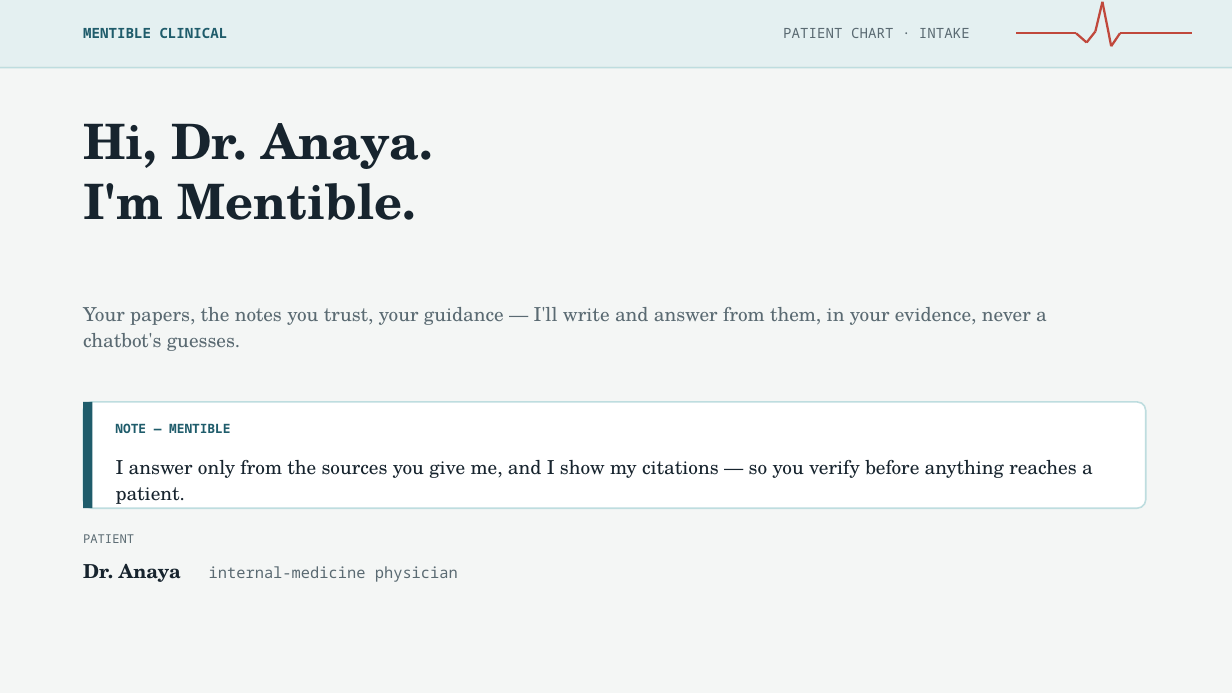
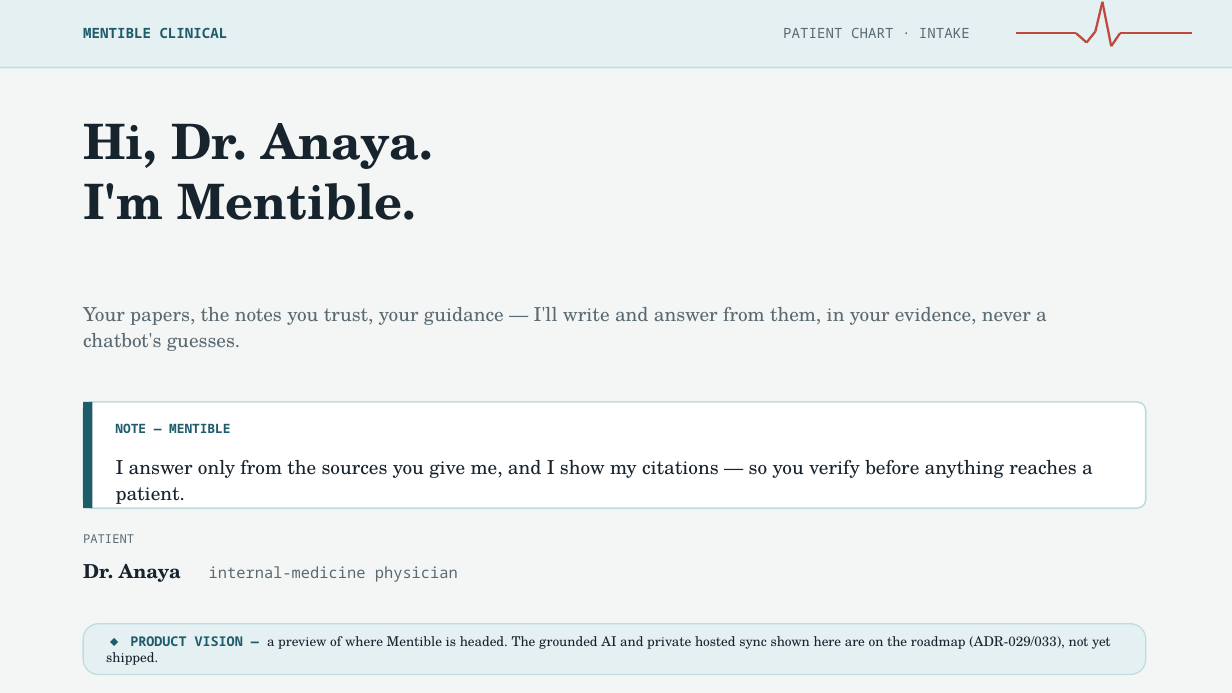
Before and after one commit to wegofwd2020-hub/Mentible, a slide deck: slide 1 of docs/adr-033-decks/mentible-for-physicians.pptx. Drawn at 1232x693 pixels with LibreOffice and Linux fonts; fonts in the diff are those of the drawing. Boxes give left, top, right and bottom in pixels: in the first picture for what was removed or moved away, otherwise in the second. Text is boxed around its words. In the diff, an @@ line names an element or a change of style, - is before the commit and + after.

```diff
--- a/docs/adr-033-decks/mentible-for-physicians.pptx
+++ b/docs/adr-033-decks/mentible-for-physicians.pptx
@@ rounded rectangle added at (83, 624, 1146, 675), fill #E4F0F1, outline #BEDDDF 1 pt @@
@@ text added at (106, 636, 1111, 665), 10.5 pt, text #17242E @@
+◆ PRODUCT VISION — a preview of where Mentible is headed. The grounded AI and private hosted sync shown here are on the roadmap (ADR-029/033), not yet shipped.
```
Also in this commit, not shown: 8 other files.
